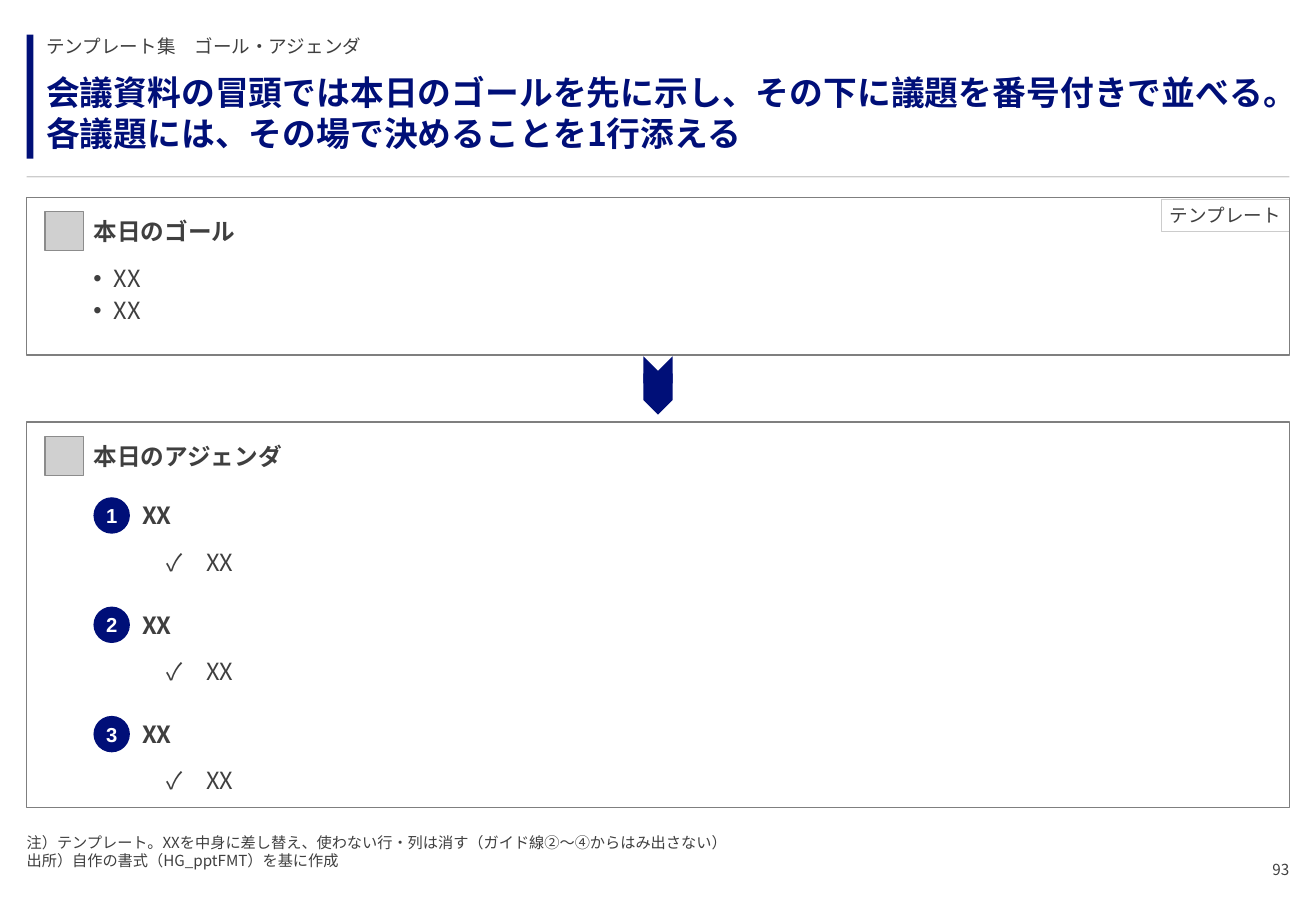
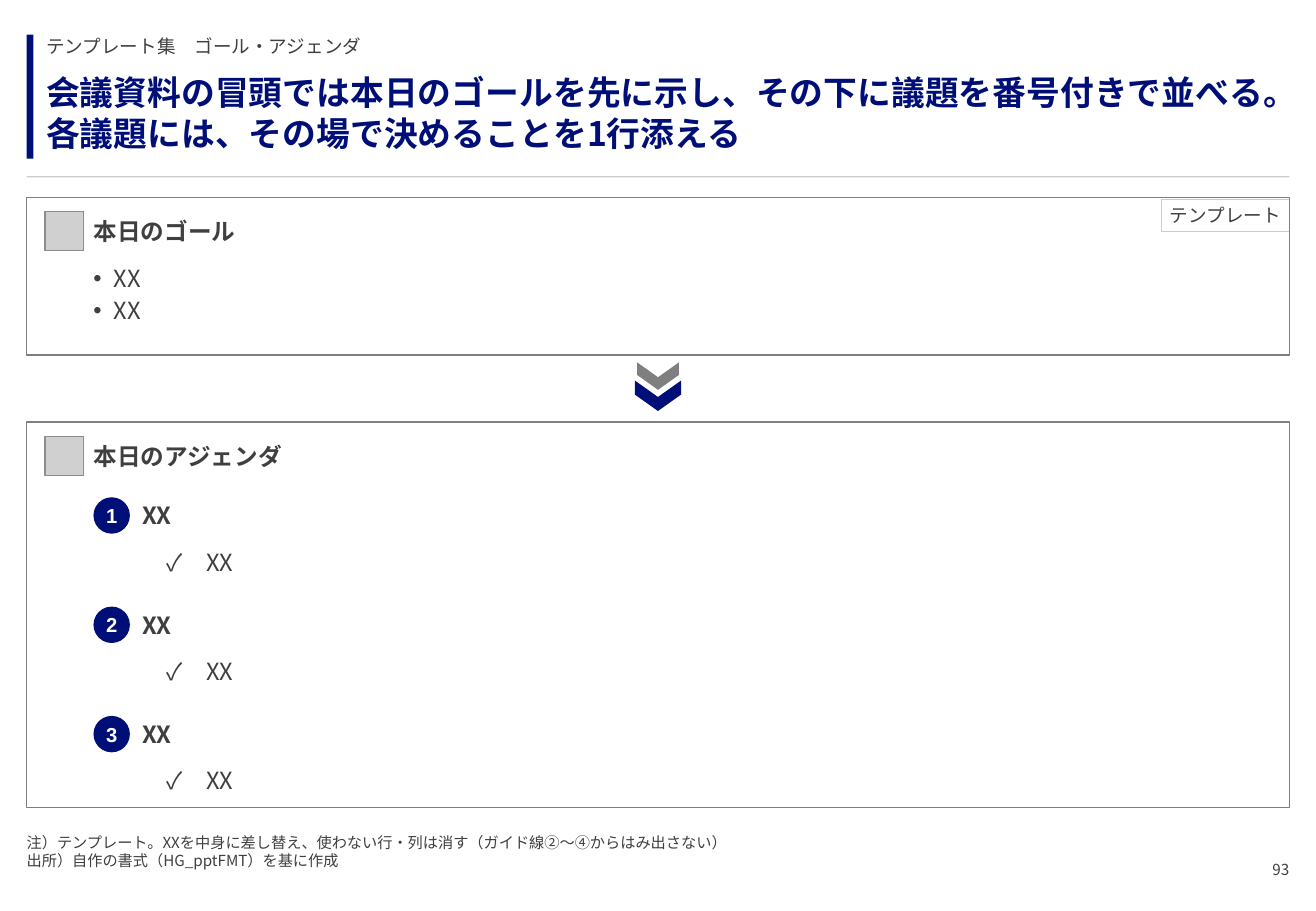
Before and after one commit to GontaHH/slide_builder, a slide deck: slide 93 of patterns/pattern-deck.pptx. Drawn at 1316x911 pixels with LibreOffice and Linux fonts; fonts in the diff are those of the drawing; grey boxes stand for pictures. Boxes give left, top, right and bottom in pixels: in the first picture for what was removed or moved away, otherwise in the second. Text is boxed around its words. In the diff, an @@ line names an element or a change of style, - is before the commit and + after.

```diff
--- a/patterns/pattern-deck.pptx
+++ b/patterns/pattern-deck.pptx
@@ chevron removed at bbox=[644, 356, 673, 397] @@
@@ freeform shape added at bbox=[636, 380, 682, 411], fill #000F78 @@
@@ freeform shape added at bbox=[638, 362, 679, 390], fill #7F7F7F @@
@@ chevron removed at bbox=[644, 373, 673, 414] @@
```
Also in this commit, not shown: 11 other slides changed, 10 other files.
